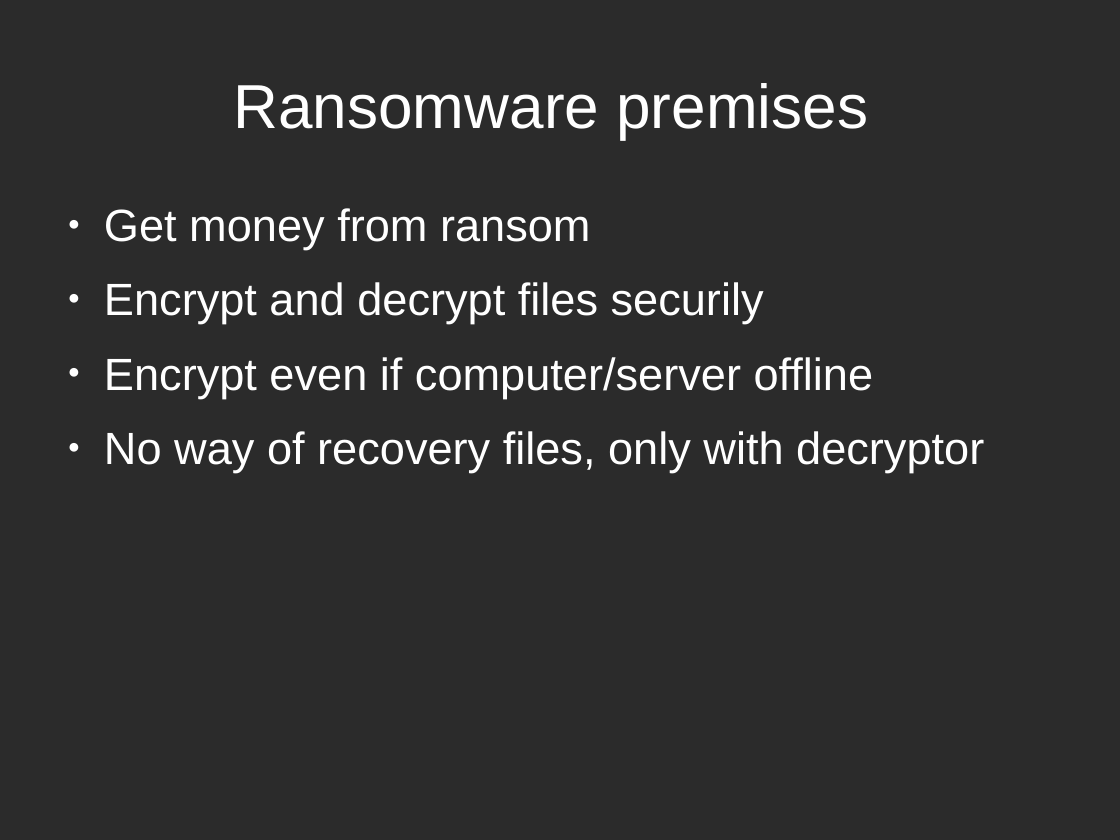
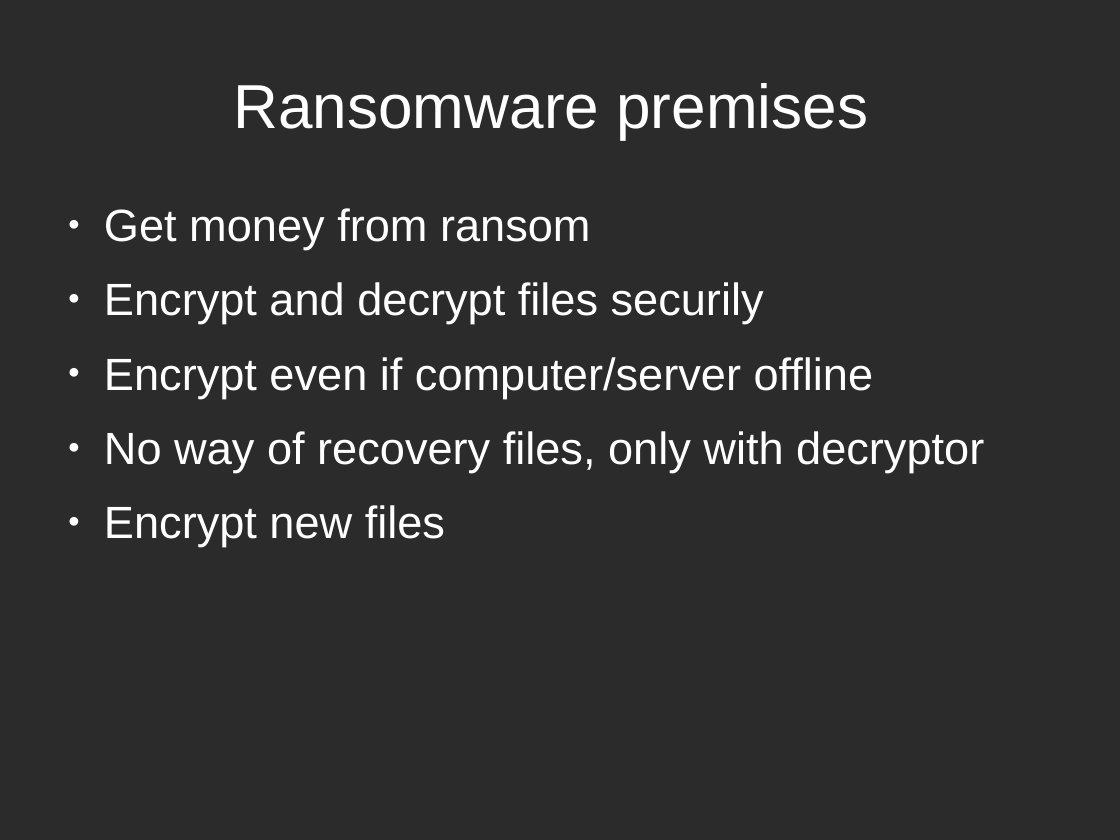
Before and after one commit to tarcisio-marinho/GonnaCry, a slide deck: slide 2 of Python/talk/na_beira_do_rio.odp. Drawn at 1120x840 pixels with LibreOffice and Linux fonts; fonts in the diff are those of the drawing; background and template pictures are left out; a plain dark background stands for a picture behind light text. Boxes give left, top, right and bottom in pixels: in the first picture for what was removed or moved away, otherwise in the second. Text is boxed around its words. In the diff, an @@ line names an element or a change of style, - is before the commit and + after.

```diff
--- a/Python/talk/na_beira_do_rio.odp
+++ b/Python/talk/na_beira_do_rio.odp
@@ text at <box>104,505,445,547</box>: paragraph added @@
+● Encrypt new files
```
Also in this commit, not shown: 3 other slides changed, 3 slides added, 4 slides removed.
